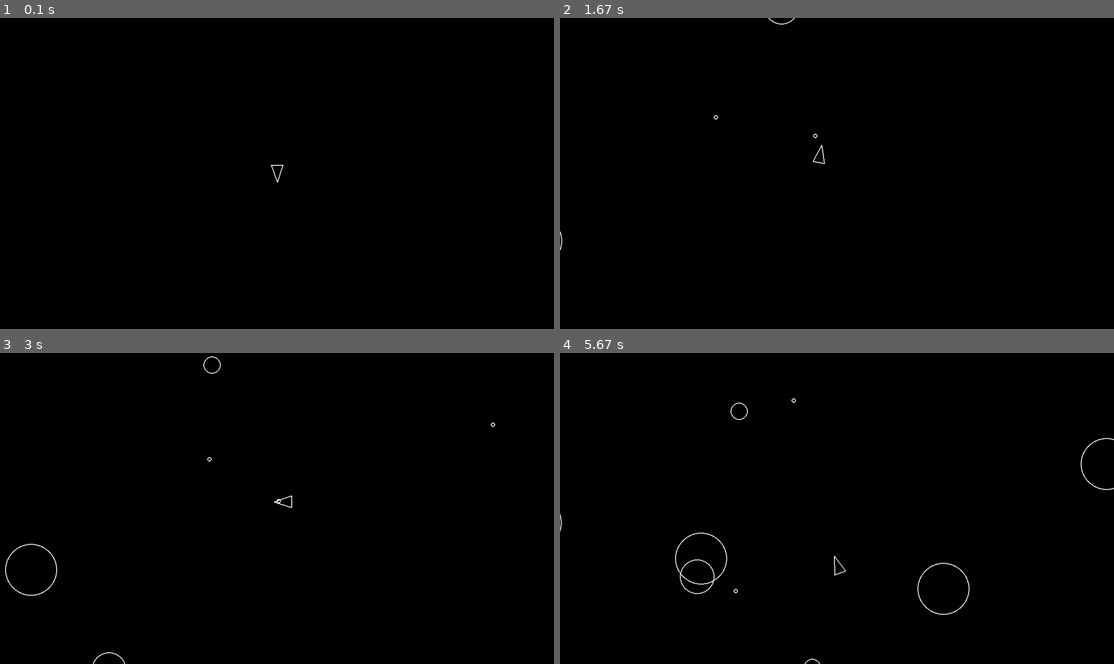
Above: before the commit, frames 1-4 (two rows, left to right).
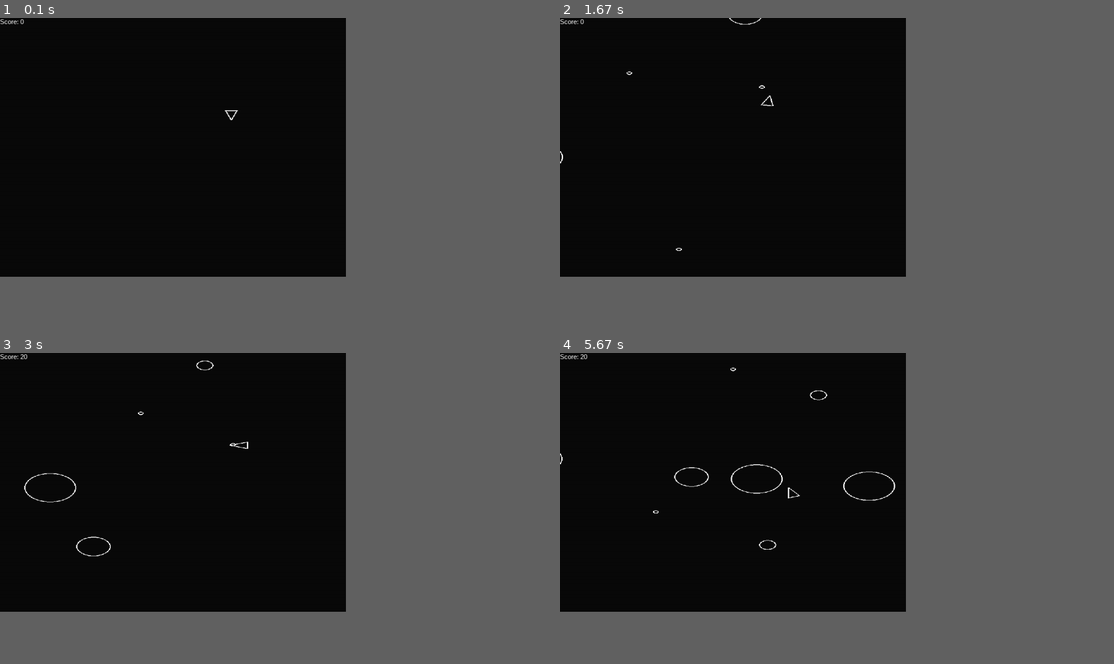
Above: after the commit, the same moments.

Repository: Holmes2645/asteroidsPygame
Game: pygame game, started from main.py
Two runs of this game, one before a commit and one after it. Both use one fixed random seed, a clock stepped at 60 frames per second and the inputs below.
Inputs:
- Up to frame 1 (0.1 s): no input
- Up to frame 2 (1.67 s): tap Space at 0.33, 0.73, 1.03, 1.23, 1.57 s; hold D 0.67-1.13 s; hold W 1.17-1.47 s; hold D from 1.5 s (still down)
- Up to frame 3 (3 s): tap Space at 1.87, 2.07, 2.37, 2.63, 2.97 s; release D at 1.97 s; hold A 2-2.53 s; hold S 2.57-2.87 s; hold A from 2.9 s (still down)
- Up to frame 4 (5.67 s): tap Space at 3.27, 3.4, 3.8, 4.1, 4.47, 4.87, 5.17, 5.37 s; release A at 3.3 s; hold W 3.33-3.7 s; hold D 3.73-4.37 s; hold S 4.4-4.77 s; hold A 4.8-5.27 s; hold D from 5.3 s (still down)
In our replay, the window is 900x506 before the commit and 562x421 after it. These sizes can differ from the game's own. Grey fills any space a smaller window leaves; there, only what the larger window draws over its background counts as a difference.

The runs differ from the first frame. In frame 1, 0.1% of the frame differs, in the area x 0-52%, y 0-53%; in frame 2, 0.2%; in frame 3, 0.5%; in frame 4, 1.0%, in the area x 0-100%, y 0-100%.

Commit message:
Game Screen and Score
Separated sprite rendering to separate surface.
Added score to logic and rendering

Diff:
--- a/asteroidfield.py
+++ b/asteroidfield.py
@@ -8,22 +8,22 @@
     edges = [
         [
             pygame.Vector2(1, 0),
-            lambda y: pygame.Vector2(-ASTEROID_MAX_RADIUS, y * SCREEN_HEIGHT),
+            lambda y: pygame.Vector2(-ASTEROID_MAX_RADIUS, y * BOARD_HEIGHT),
         ],
         [
             pygame.Vector2(-1, 0),
             lambda y: pygame.Vector2(
-                SCREEN_WIDTH + ASTEROID_MAX_RADIUS, y * SCREEN_HEIGHT
+                BOARD_WIDTH + ASTEROID_MAX_RADIUS, y * BOARD_HEIGHT
             ),
         ],
         [
             pygame.Vector2(0, 1),
-            lambda x: pygame.Vector2(x * SCREEN_WIDTH, -ASTEROID_MAX_RADIUS),
+            lambda x: pygame.Vector2(x * BOARD_WIDTH, -ASTEROID_MAX_RADIUS),
         ],
         [
             pygame.Vector2(0, -1),
             lambda x: pygame.Vector2(
-                x * SCREEN_WIDTH, SCREEN_HEIGHT + ASTEROID_MAX_RADIUS
+                x * BOARD_WIDTH, BOARD_HEIGHT + ASTEROID_MAX_RADIUS
             ),
         ],
     ]
--- a/constants.py
+++ b/constants.py
@@ -1,12 +1,15 @@
-SCREEN_WIDTH = 1280
-SCREEN_HEIGHT = 720
+SCREEN_WIDTH = 800
+SCREEN_HEIGHT = 600
 
-ASTEROID_MIN_RADIUS = 20
+BOARD_WIDTH = 800
+BOARD_HEIGHT = 600
+
+ASTEROID_MIN_RADIUS = 15
 ASTEROID_KINDS = 3
 ASTEROID_SPAWN_RATE = 0.8  # seconds
 ASTEROID_MAX_RADIUS = ASTEROID_MIN_RADIUS * ASTEROID_KINDS
 
-PLAYER_RADIUS = 20
+PLAYER_RADIUS = 15
 PLAYER_TURNING_SPEED = 300
 PLAYER_SPEED = 200
 PLAYER_SHOOT_SPEED = 500
--- a/main.py
+++ b/main.py
@@ -12,13 +12,21 @@
 
 def main():
 
+    score = 0
+
     pygame.init()
 
+    color = pygame.Color(10,10,10)
     game_clock = pygame.time.Clock()
     dt = 0
 
+    font = pygame.font.SysFont('Arial',15)
+
+    game_surface = pygame.Surface((BOARD_HEIGHT,BOARD_WIDTH))
+    game_surface.fill(color)
+
     screen = pygame.display.set_mode((SCREEN_WIDTH,SCREEN_HEIGHT))
-    color = pygame.Color(0,0,0)
+
 
     asteroids = pygame.sprite.Group()
     updatable = pygame.sprite.Group()
@@ -32,7 +40,7 @@
     asteroidfield.AsteroidField.containers = (updatable)
 
 
-    player_model = player.Player(SCREEN_WIDTH/2 , SCREEN_HEIGHT / 2)
+    player_model = player.Player(BOARD_WIDTH/2 , BOARD_HEIGHT / 2)
     asteroid_field = asteroidfield.AsteroidField()
 
 
@@ -49,21 +57,33 @@
         for asteriod in asteroids:
             if player_model.check_collisions(asteriod):
                 print("Game over!")
+                print(f"Score: {score}")
                 sys.exit()
 
             for _shot in shots:
                 if _shot.check_collisions(asteriod):
                     _shot.kill()
                     asteriod.split()
+                    score = score + 10
 
         #Fills screen with black
-        screen.fill(color)
+        game_surface.fill(color)
 
         #draws player model on screen
         for obj in drawable:
-            obj.draw(screen)
+            obj.draw(game_surface)
 
-        #renders current screen
+        if (BOARD_HEIGHT != SCREEN_HEIGHT) or (BOARD_WIDTH != SCREEN_HEIGHT):
+            scaled_surface = pygame.transform.scale(game_surface,screen.get_size())
+            #renders current screen
+            screen.blit(scaled_surface,(0,0))
+
+        else:
+            screen.blit(game_surface,(0,0))
+
+        text_surface = font.render(f"Score: {score}", True, (255, 255, 255))
+        screen.blit(text_surface, (0,0))
+
         pygame.display.flip()
 
         #sets frame timer
Not shown, changed: .gitignore
